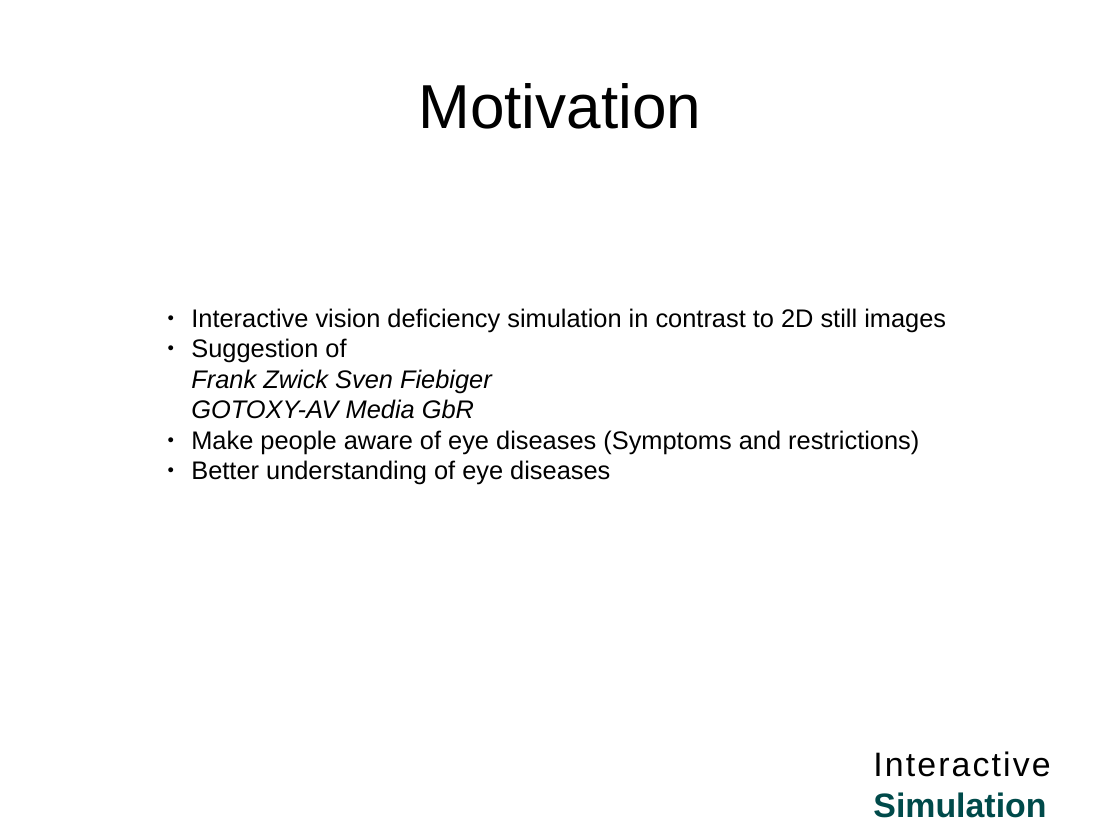
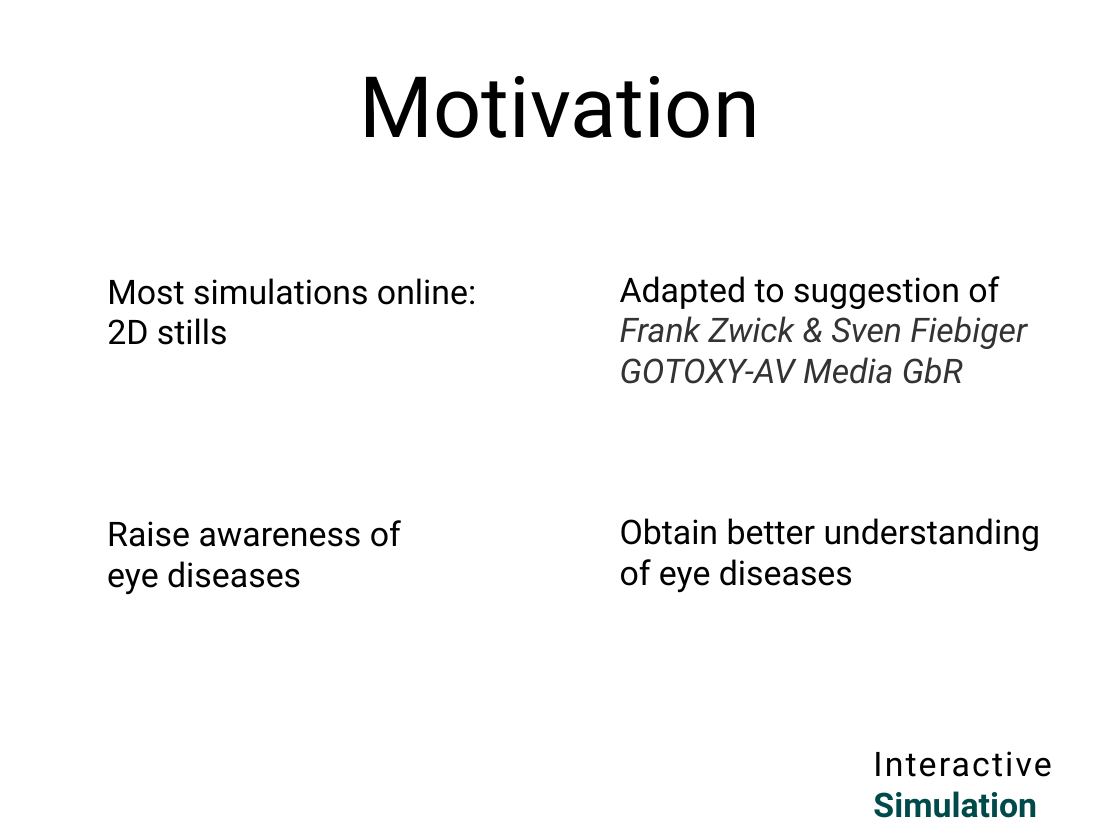
Before and after one commit to unia-intsim-ws1516/group15-lemp-buettner, a slide deck: slide 2 of presentation/finalPresentation.odp. Drawn at 1120x840 pixels with LibreOffice and Linux fonts; fonts in the diff are those of the drawing. Boxes give left, top, right and bottom in pixels: in the first picture for what was removed or moved away, otherwise in the second. Text is boxed around its words. In the diff, an @@ line names an element or a change of style, - is before the commit and + after.

Commit message:
[presentation] Update

```diff
--- a/presentation/finalPresentation.odp
+++ b/presentation/finalPresentation.odp
@@ title "Motivation" at [360,76,760,138]: size 44 to 60 pt, font Arial to Roboto @@
@@ text added at [107,278,476,345], 24 pt, text #000000 @@
+Most simulations online:
+2D stills
@@ text added at [620,276,1027,384], 24 pt, text #333333, italic @@
+Adapted to suggestion of
+Frank Zwick & Sven Fiebiger
+GOTOXY-AV Media GbR
@@ text removed at [191,308,946,485] @@
-● Interactive vision deficiency simulation in contrast to 2D still images
-● Suggestion of
-  Frank Zwick Sven Fiebiger
-  GOTOXY-AV Media GbR
-● Make people aware of eye diseases (Symptoms and restrictions)
-● Better understanding of eye diseases
@@ text added at [107,520,401,595], 24 pt, text #000000 @@
+Raise awareness of
+eye diseases
@@ text added at [620,518,1041,593], 24 pt, text #000000 @@
+Obtain better understanding
+of eye diseases
@@ text "Interactive Simulation" at [873,751,1051,818]: font Arial to Roboto @@
```
Also in this commit, not shown: 2 other slides changed, 4 slides added, 1 slide removed, 2 other files.
